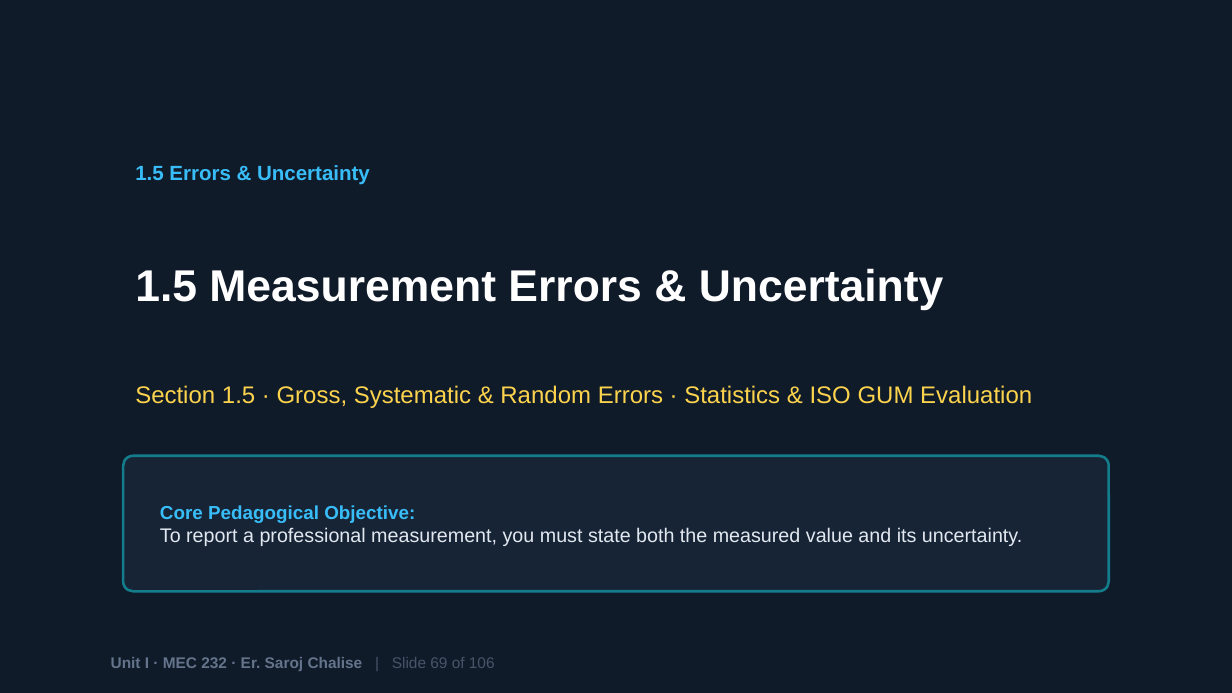
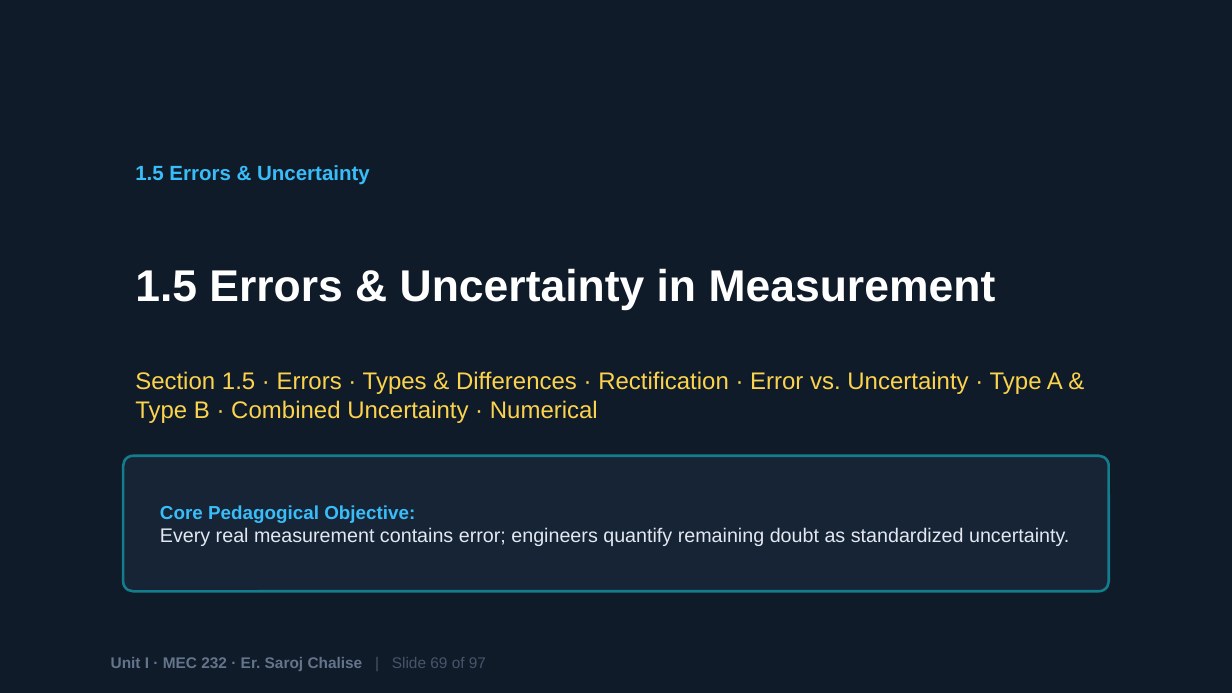
Before and after one commit to chalisesaroj/learnfromsaroj, a slide deck: slide 69 of Unit1_Fundamentals_of_Measurement_Systems.pptx. Drawn at 1232x693 pixels with LibreOffice and Linux fonts; fonts in the diff are those of the drawing. Boxes give left, top, right and bottom in pixels: in the first picture for what was removed or moved away, otherwise in the second. Text is boxed around its words. In the diff, an @@ line names an element or a change of style, - is before the commit and + after.

Commit message:
feat: extend presentation deck support to Unit II
- Expand PPTX export logic to support units I, II, and III
- Add comprehensive Unit II pedagogical architecture and asset list
- Update dynamic slide titling to use chapter unit identifiers

```diff
--- a/Unit1_Fundamentals_of_Measurement_Systems.pptx
+++ b/Unit1_Fundamentals_of_Measurement_Systems.pptx
@@ text at (x1=135, y1=268, x2=996, y2=310): text changed @@
-1.5 Measurement Errors & Uncertainty
+1.5 Errors & Uncertainty in Measurement
@@ text at (x1=135, y1=371, x2=1063, y2=423): text changed @@
-Section 1.5 · Gross, Systematic & Random Errors · Statistics & ISO GUM Evaluation
+Section 1.5 · Errors · Types & Differences · Rectification · Error vs. Uncertainty · Type A & Type B · Combined Uncertainty · Numerical
@@ text at (x1=160, y1=505, x2=1069, y2=546): text changed @@
-Core Pedagogical Objective:
-To report a professional measurement, you must state both the measured value and its uncertainty.
+Core Pedagogical Objective:
+Every real measurement contains error; engineers quantify remaining doubt as standardized uncertainty.
@@ text at (x1=111, y1=657, x2=486, y2=671): text changed @@
-Unit I · MEC 232 · Er. Saroj Chalise | Slide 69 of 106
+Unit I · MEC 232 · Er. Saroj Chalise | Slide 69 of 97
```
Also in this commit, not shown: 86 other slides changed, 9 slides added, 18 slides removed, 21 other files.
